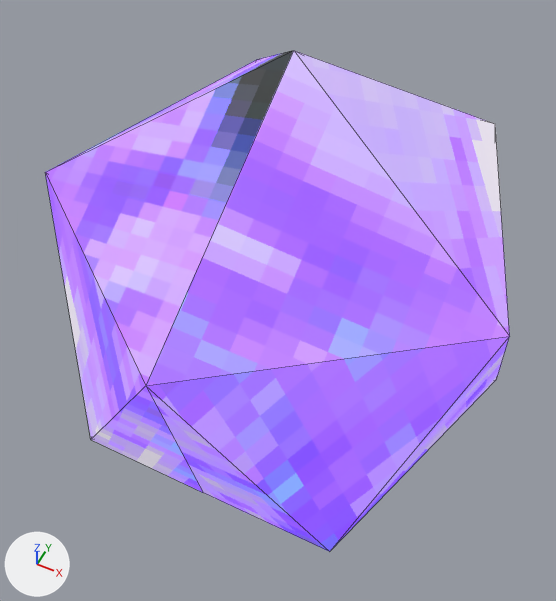
What one commit did to the glTF model GamesFleadh/GamesFleadh/ASSETS/3D/Player/Bullet/Bullet.glb.
Before and after are seen from a camera (50 mm lens) standing at (0.77, -1.707, 1.936) and looking at (-0.018, -0.13, -0.035). Lighting does not change. The marker at lower left points along +X, +Y and +Z. Mesh edges are drawn as thin lines. Where no turn or scale is listed for an object, it has been applied to the vertices. Vertices at the same position are counted once.
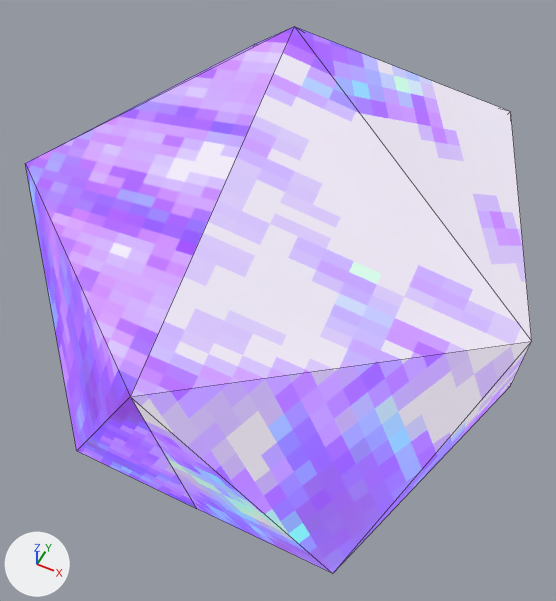
Where the newer file only moved an object's origin or applied its transform, the numbers keep the older frame.

Changed parts and their boxes (x1, y1, x2, y2) in the pictures (556 x 601 px):
'Icosphere.010', reshaped (9% wider, 9% taller): before (45, 50, 510, 552); after (25, 27, 532, 573)
part 1 of me_icosphere_012, added: after (25, 27, 532, 573)
part 2 of me_icosphere_012, surface changed (purple): before (45, 50, 510, 552)

Patch to the scene script:
```diff
--- a/GamesFleadh/GamesFleadh/ASSETS/3D/Player/Bullet/Bullet.glb.py
+++ b/GamesFleadh/GamesFleadh/ASSETS/3D/Player/Bullet/Bullet.glb.py
@@ me_icosphere_012 @@
 # used by ob_icosphere_010; location = (0.0, 0.0, 0.0)
-me_icosphere_012.from_pydata(...)  # 14 vertices, 24 faces; spans x -0.74..0.74, y -0.87..0.72, z -0.89..0.89
+me_icosphere_012.from_pydata(...)  # 28 vertices, 48 faces; spans x -0.8..0.8, y -0.93..0.77, z -0.95..0.95
+# me_icosphere_012 part 1: the loose piece of 14 vertices spanning x -0.74..0.74, y -0.87..0.72, z -0.89..0.89 is copied, and the copy is scaled about its middle by 1.07; it spans x -0.8..0.8, y -0.93..0.77, z -0.95..0.95
+# me_icosphere_012 part 2: 24 kept faces spanning x -0.74..0.74, y -0.87..0.72, z -0.89..0.89 get new texture (UV) coordinates
 me_icosphere_012.materials.append(mat_material_008)
```
